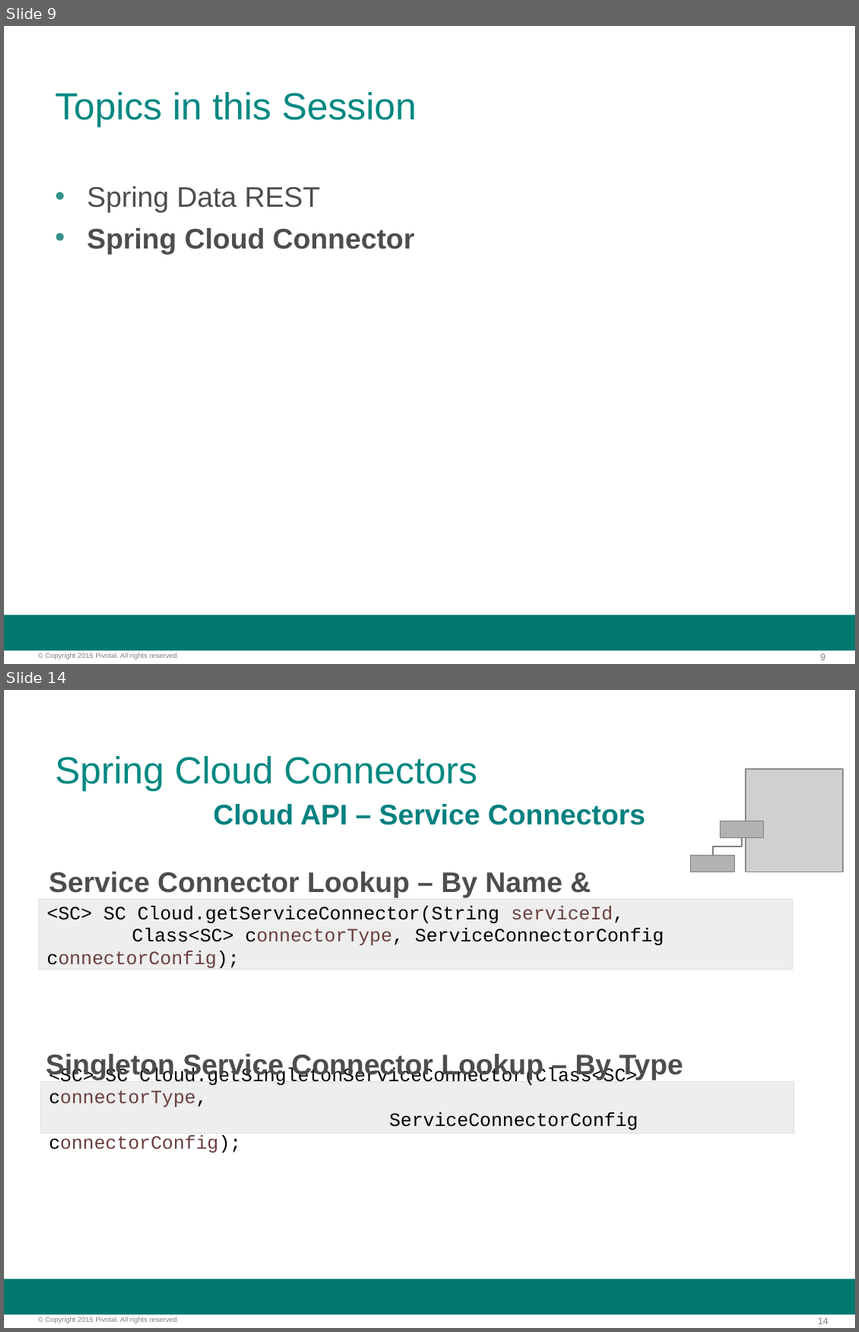
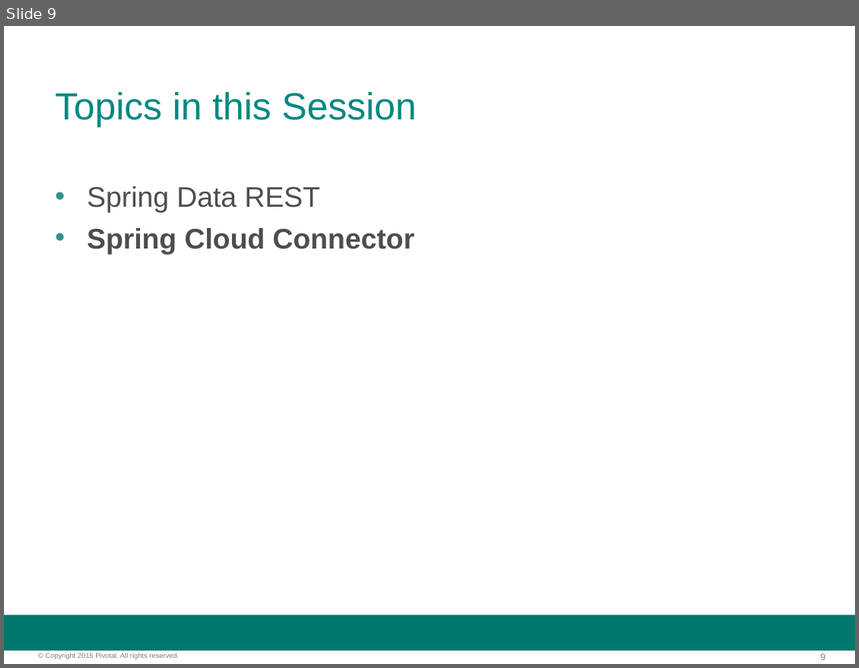
Before and after one commit to ChenLinBo/MigratingAMonolithApplicationToCloudNative, a slide deck: sessions/slides/session-03-rest-cloud-connector.odp. Shown one above the other, each under a label of ours: slides 9 and 14 before the commit, slide 9 after it; the slides between them are not shown. The pictures are 859x1332 and 859x668 pixels, drawn with LibreOffice and Linux fonts; fonts in the diff are those of the drawing; grey boxes stand for pictures; background and template pictures are left out. Boxes give left, top, right and bottom in pixels: in the first picture for what was removed or moved away, otherwise in the second. Text is boxed around its words. In the diff, an @@ line names an element or a change of style, - is before the commit and + after.

Commit message:
03 cloud connector slides - improved examples

```diff
--- a/sessions/slides/session-03-rest-cloud-connector.odp
+++ b/sessions/slides/session-03-rest-cloud-connector.odp
@@ slide 14 removed at [4,690,855,1328], background #FFFFFF; not listed: 3 template elements that a slide beside it also shows @@
@@ title removed at [55,756,477,791] @@
-Spring Cloud Connectors
@@ picture removed at [746,769,842,872] @@
@@ text removed at [213,804,645,825] @@
-Cloud API – Service Connectors
@@ rectangle removed at [720,821,763,838] @@
@@ elbow line removed from (713, 855) to (742, 838) @@
@@ text removed at [49,872,563,920] @@
-Service Connector Lookup – By Name & Type
@@ rectangle removed at [691,855,734,872] @@
@@ rectangle removed at [39,900,793,969] @@
-<SC> SC Cloud.getServiceConnector(String serviceId,
-Class<SC> connectorType, ServiceConnectorConfig connectorConfig);
@@ text removed at [46,1054,683,1080] @@
-Singleton Service Connector Lookup – By Type
@@ rectangle removed at [40,1082,794,1135] @@
-<SC> SC Cloud.getSingletonServiceConnector(Class<SC> connectorType,
-ServiceConnectorConfig connectorConfig);
```
Also in this commit, not shown: 2 slides changed, 1 slide added, 3 other slides removed, 2 other files.
